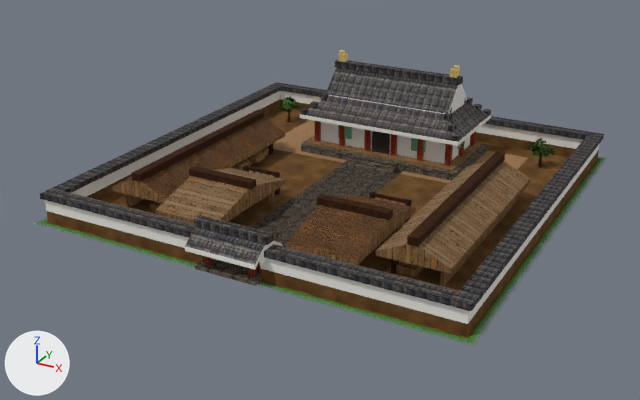
The Blender file Industries/nara_tozai_market_food/nara_tozai_market_food.blend as it was, and as the next commit left it.
Camera for both pictures: a camera (50 mm lens) standing at (4.43, -7.71, 3.18) and looking at (0.91, -1.32, -0.01). Arrows for +X, +Y and +Z are at lower left; the lights stay in place. The older version comes first.

In view in the first picture: 'nara_tozai_market_food_mesh' and 2 more.
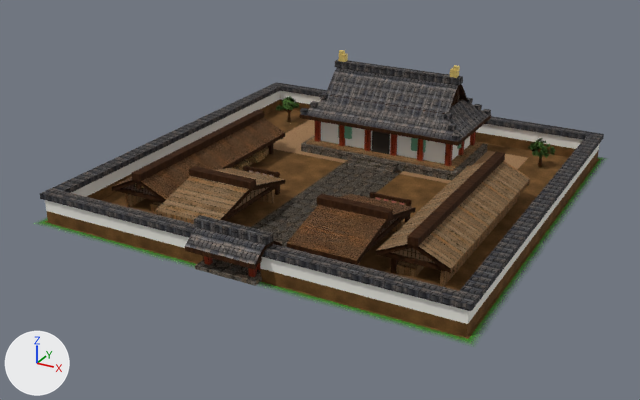
Scene script edits in JSON lines:
```json
{"op": "add", "block": "img_tsuma_plank_png", "code": ["img_tsuma_plank_png = load_image('tsuma_plank.png', '../../Texture/tsuma_plank.png', 512, 256, 'sRGB')"]}
{"op": "add", "block": "img_tsuma_kirengoshi_png", "code": ["img_tsuma_kirengoshi_png = load_image('tsuma_kirengoshi.png', '../../Texture/tsuma_kirengoshi.png', 512, 256, 'sRGB')"]}
{"op": "add", "block": "mat_nara_tsumaplank", "code": ["mat_nara_tsumaplank = bpy.data.materials.new('Nara_TsumaPlank')", "# uses the picture img_tsuma_plank_png"]}
{"op": "add", "block": "mat_nara_tsumakirengoshi", "code": ["mat_nara_tsumakirengoshi = bpy.data.materials.new('Nara_TsumaKirengoshi')", "# uses the picture img_tsuma_kirengoshi_png"]}
{"block": "me_nara_tozai_market_food_mesh", "where": "# used by ob_nara_tozai_market_food_mesh; location = (0.0, 0.0, 0.0)"}
{"op": "remove", "block": "me_nara_tozai_market_food_mesh", "code": "me_nara_tozai_market_food_mesh.from_pydata(...)  # 1164 vertices, 861 faces; spans x -0.97..2.97, y -3.01..0.97, z 0.0..0.97"}
{"op": "add", "block": "me_nara_tozai_market_food_mesh", "code": "me_nara_tozai_market_food_mesh.from_pydata(...)  # 1800 vertices, 1237 faces; spans x -0.97..2.97, y -3.01..0.97, z 0.0..0.97"}
{"block": "me_nara_tozai_market_food_mesh", "change": "me_nara_tozai_market_food_mesh part 1: a new loose piece, a box spanning x -0.555..0.035, y -2.348..-2.32, z 0.158..0.192, in mat_nara_wooddark"}
{"block": "me_nara_tozai_market_food_mesh", "change": "me_nara_tozai_market_food_mesh part 2: 16 vertices removed from x -0.56..2.56, y -2.95..-1.52, z 0.17; 296 vertices added at x -0.56..2.56, y -3.01..-1.52, z 0.16..0.34"}
{"block": "me_nara_tozai_market_food_mesh", "change": "me_nara_tozai_market_food_mesh part 3: 4 vertices removed from x 1.65..2.56, y -0.46..0.25, z 0.17..0.54; 82 vertices added at x 1.6..2.56, y -0.52..0.34, z 0.16..0.82"}
{"block": "me_nara_tozai_market_food_mesh", "change": "me_nara_tozai_market_food_mesh part 4: 47 faces spanning x 0.16..1.84, y -3.01..0.54, z 0.17..0.82 switch from mat_nara_plaster (white #eceae3) to mat_nara_wooddark"}
{"block": "me_nara_tozai_market_food_mesh", "change": "me_nara_tozai_market_food_mesh part 5: 24 faces spanning x -0.56..2.56, y -2.6..-0.46, z 0.17..0.34 switch from mat_nara_woodplain to mat_nara_wooddark"}
{"block": "me_nara_tozai_market_food_mesh", "change": "other edits to the shape of me_nara_tozai_market_food_mesh do not show in these pictures"}
{"op": "add", "block": "me_nara_tozai_market_food_mesh", "code": "me_nara_tozai_market_food_mesh.materials.append(mat_nara_tsumakirengoshi)"}
{"op": "add", "block": "me_nara_tozai_market_food_mesh", "code": "me_nara_tozai_market_food_mesh.materials.append(mat_nara_tsumaplank)"}
```

Pixel boxes [x1, y1, x2, y2] of what changed, in the pictures (640 x 400 px):
```json
{"part": 1, "of": "me_nara_tozai_market_food_mesh", "change": "added", "after": [115, 188, 163, 202], "on screen": "mostly hidden"}
{"part": 2, "of": "me_nara_tozai_market_food_mesh", "change": "cut back", "before": [259, 245, 272, 265], "after": [112, 180, 454, 273]}
{"part": 3, "of": "me_nara_tozai_market_food_mesh", "change": "cut back", "before": [451, 86, 465, 113], "after": [449, 84, 529, 186]}
{"part": 4, "of": "me_nara_tozai_market_food_mesh", "change": "recoloured", "before": [185, 85, 491, 270], "after": [185, 85, 491, 270]}
{"part": 5, "of": "me_nara_tozai_market_food_mesh", "change": "recoloured", "before": [112, 133, 451, 274], "after": [112, 133, 451, 274]}
```
